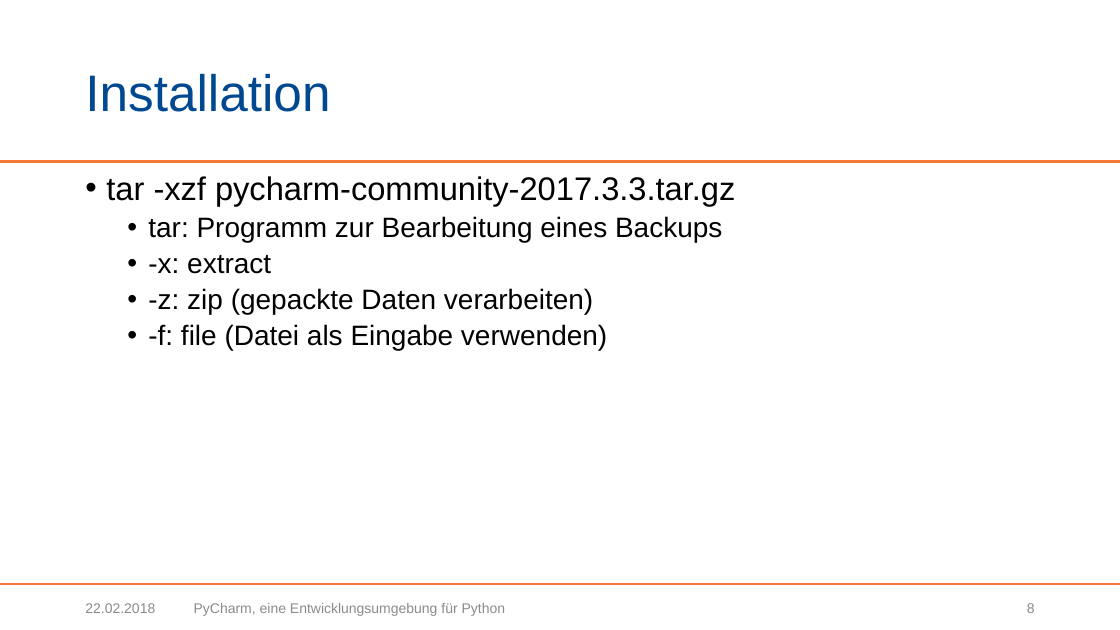
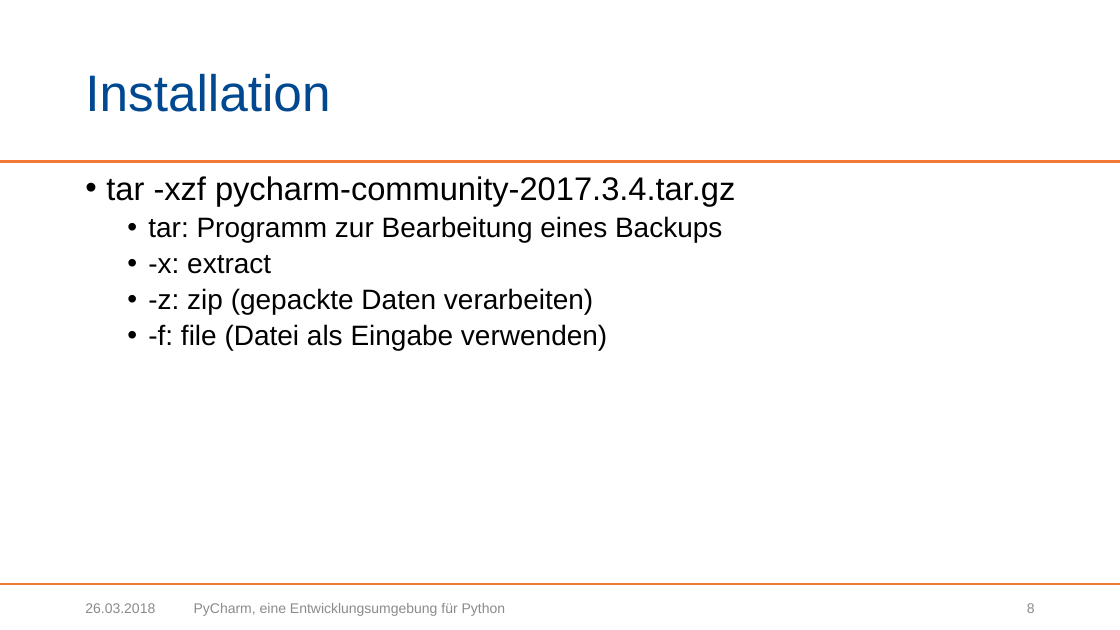
Before and after one commit to BogyMitutoyoCTL/Sophy-Preparation, a slide deck: slide 8 of Präsentationen/Pycharm.pptx. Drawn at 1120x630 pixels with LibreOffice and Linux fonts; fonts in the diff are those of the drawing; background and template pictures are left out. Boxes give left, top, right and bottom in pixels: in the first picture for what was removed or moved away, otherwise in the second. Text is boxed around its words. In the diff, an @@ line names an element or a change of style, - is before the commit and + after.

Commit message:
Anpassung Versionsnummer Pycharm 2017.3.3 -> 2017.3.4

```diff
--- a/Präsentationen/Pycharm.pptx
+++ b/Präsentationen/Pycharm.pptx
@@ text at [106,176,735,206]: text changed @@
-• tar -xzf pycharm-community-2017.3.3.tar.gz
+• tar -xzf pycharm-community-2017.3.4.tar.gz
@@ text at [85,603,155,613]: text changed @@
-22.02.2018
+26.03.2018
```
Also in this commit, not shown: 25 other slides changed.
